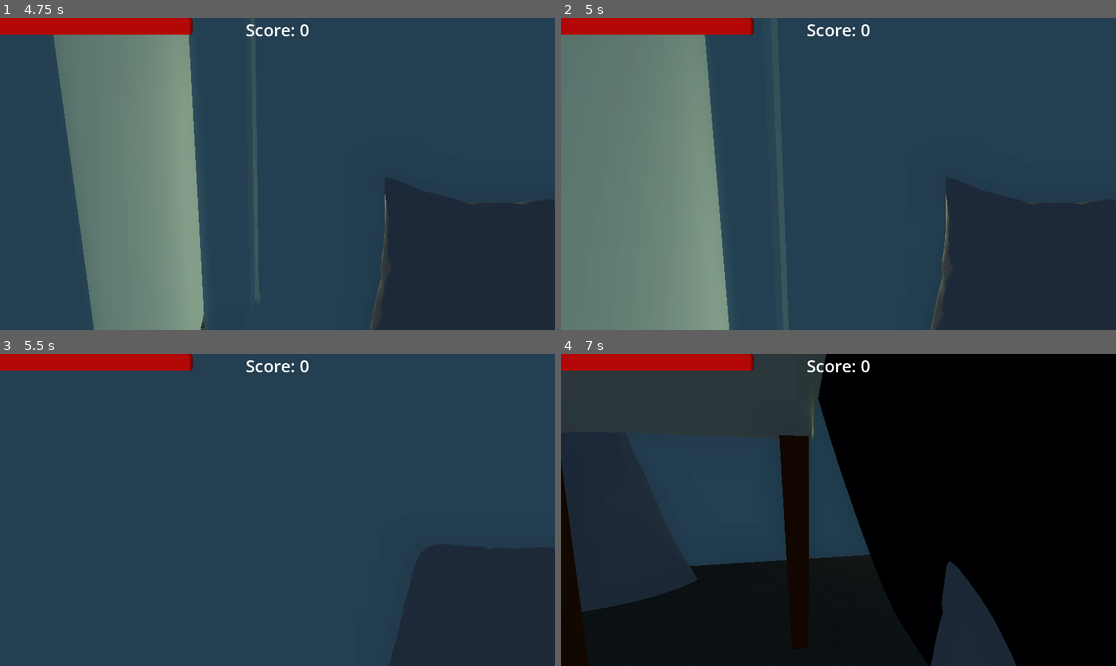
Above: before the commit, frames 1-4 (two rows, left to right).
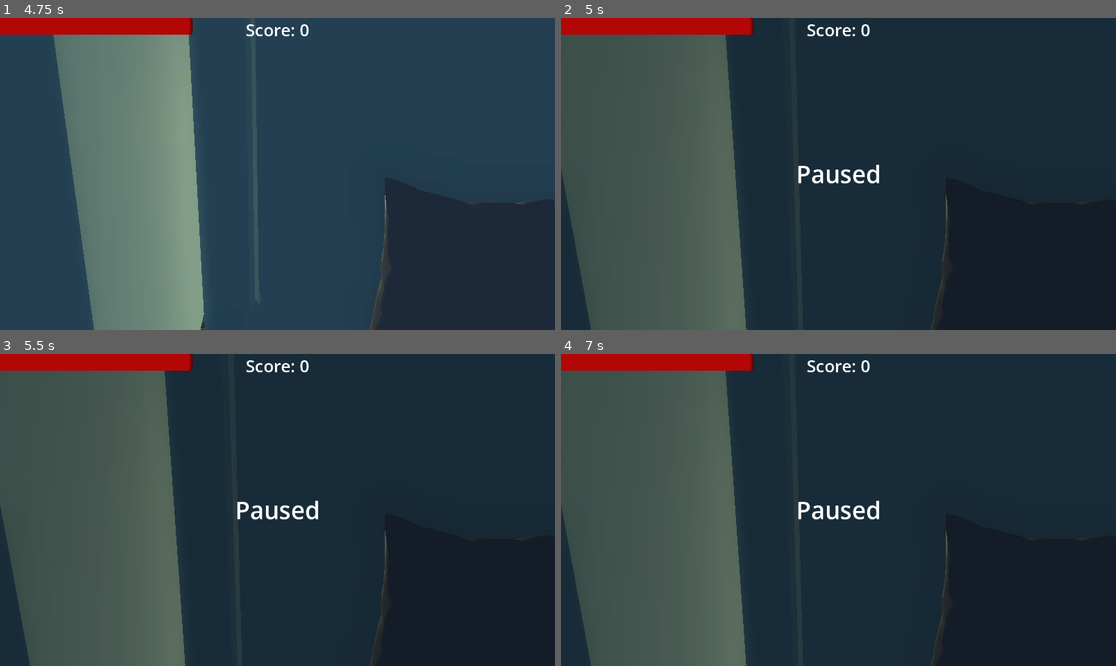
Above: after the commit, the same moments.

Repository: Mastermori/CozyCombat
Game: Godot game, scene res://UI/Menus/main_menu.tscn
Two runs of this game, one before a commit and one after it. Both use one fixed random seed, a clock stepped at 60 frames per second and the inputs below.
Inputs (mouse positions are in pixels of both pictures, inside the frame that each line leads up to):
- Up to frame 1 (4.75 s): click "Play" at 0.5 s; tap Enter at 1.25 s; move the mouse to (305, 174) at 1.27 s; hold W (move_forward) from 1.28 s (still down); tap Space (jump) at 1.35, 1.52, 1.82, 2, 2.27, 2.3, 2.57, 2.85, 3.77, 3.8, 4.07, 4.35, 4.52 s; move the mouse to (249, 174) at 2.02 s; click (249, 174) at 2.1 s; move the mouse to (288, 167) at 2.77 s; move the mouse to (271, 180) at 3.52 s; click (271, 180) at 3.6 s; move the mouse to (316, 177) at 4.27 s
- Up to frame 2 (5 s): keep holding W (move_forward); tap Space (jump) at 4.82 s; tap Escape (ui_cancel) at 4.9 s
- Up to frame 3 (5.5 s): move the mouse to (111, 463) at 5.02 s; release W (move_forward) at 5.03 s; hold A (strafe_left) from 5.03 s (still down); click (111, 463) at 5.1 s; tap Space (jump) at 5.27, 5.3 s
- Up to frame 4 (7 s): tap Space (jump) at 5.57, 5.85, 6.77, 6.8 s; tap Enter at 5.75 s; move the mouse to (866, 510) at 5.77 s; release A (strafe_left) at 5.78 s; hold S (move_backwards) 5.78-6.53 s; move the mouse to (755, 432) at 6.52 s; hold D (strafe_right) from 6.53 s (still down); click (755, 432) at 6.6 s

Frame 1 is identical in both runs. In frame 2, 79% of the frame differs, in the area x 0-100%, y 0-100%; in frame 3, 83%; in frame 4, 85%.

Commit message:
added Pause screen

Diff:
--- a/Entities/Player/Player.gd
+++ b/Entities/Player/Player.gd
@@ -19,7 +19,6 @@
 func _ready():
 	Global.player = self
 
-
 func _physics_process(delta: float) -> void:
 	# Add the gravity.
 	if not is_on_floor():
@@ -34,7 +33,14 @@
 
 	if not dead:
 		if Input.is_action_just_pressed("ui_cancel"):
-			Input.mouse_mode = Input.MOUSE_MODE_CAPTURED if Input.mouse_mode == Input.MOUSE_MODE_VISIBLE else Input.MOUSE_MODE_VISIBLE
+			if Input.mouse_mode == Input.MOUSE_MODE_VISIBLE:
+				$HUD.display_paused(false)
+				Engine.time_scale = 1
+				Input.mouse_mode = Input.MOUSE_MODE_CAPTURED
+			else:
+				$HUD.display_paused(true)
+				Engine.time_scale = 0
+				Input.mouse_mode = Input.MOUSE_MODE_VISIBLE
 
 func calculate_movement_velocity() -> void:
 	if dead:
--- a/Entities/Player/Player.tscn
+++ b/Entities/Player/Player.tscn
@@ -138,6 +138,10 @@
 
 [node name="Player" type="CharacterBody3D"]
 script = ExtResource("1_h5tho")
+speed = null
+jump_velocity = null
+max_health = null
+knockback_drag = null
 
 [node name="Camera3D" type="Camera3D" parent="."]
 transform = Transform3D(1, 0, 0, 0, 1, 0, 0, 0, 1, 0, 0.645782, 0)
--- a/Levels/Bedroom.tscn
+++ b/Levels/Bedroom.tscn
@@ -156,6 +156,10 @@
 
 [node name="Player" parent="." instance=ExtResource("7_4axkf")]
 transform = Transform3D(1, 0, 0, 0, 1, 0, 0, 0, 1, 6.55844, 0.884508, -4.27553)
+speed = null
+jump_velocity = null
+max_health = null
+knockback_drag = null
 
 [node name="Boundery" type="Node" parent="."]
 
--- a/UI/HUD/HUD.gd
+++ b/UI/HUD/HUD.gd
@@ -3,10 +3,14 @@
 
 func _ready():
 	$DeathHUD.hide()
+	$PausedHUD.hide()
 	Global.score_changed.connect(score_changed)
 
 func display_death():
 	$DeathHUD.show()
+
+func display_paused(value: bool):
+	$PausedHUD.visible = value
 
 func update_health_display(new_health, previous_health, max_health) -> void:
 	var tween = create_tween()
--- a/UI/HUD/hud.tscn
+++ b/UI/HUD/hud.tscn
@@ -19,6 +19,25 @@
 grow_vertical = 2
 mouse_filter = 2
 script = ExtResource("1_u7q41")
+
+[node name="PausedHUD" type="MarginContainer" parent="."]
+layout_mode = 1
+anchors_preset = 15
+anchor_right = 1.0
+anchor_bottom = 1.0
+grow_horizontal = 2
+grow_vertical = 2
+mouse_filter = 2
+
+[node name="ColorRect" type="ColorRect" parent="PausedHUD"]
+layout_mode = 2
+color = Color(0, 0, 0, 0.313726)
+
+[node name="PausedLabel" type="Label" parent="PausedHUD"]
+layout_mode = 2
+theme_override_font_sizes/font_size = 50
+text = "Paused"
+horizontal_alignment = 1
 
 [node name="DeathHUD" type="MarginContainer" parent="."]
 layout_mode = 1
--- a/World.tscn
+++ b/World.tscn
@@ -93,6 +93,10 @@
 
 [node name="Player" parent="Entities" instance=ExtResource("5_2rqw5")]
 transform = Transform3D(1, 0, 0, 0, 1, 0, 0, 0, 1, -1.74431, 2.81888, -3.90801)
+speed = null
+jump_velocity = null
+max_health = null
+knockback_drag = null
 
 [node name="Wind" type="Area3D" parent="."]
 transform = Transform3D(1, 0, 0, 0, 1, 0, 0, 0, 1, -0.374611, 0.558245, -0.0672755)
